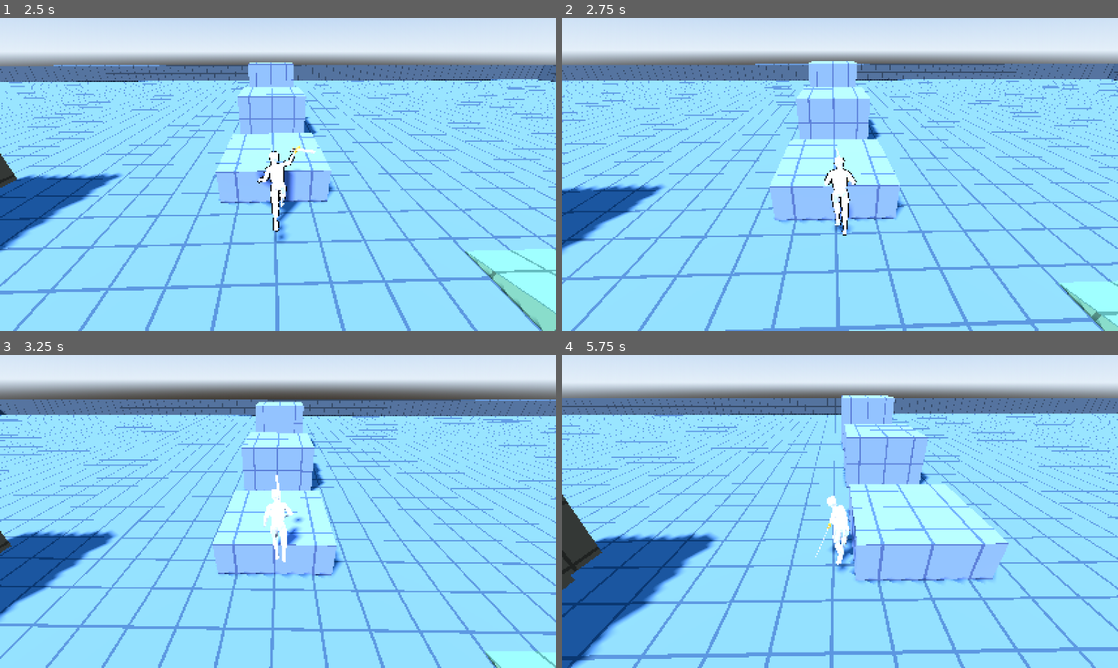
Above: before the commit, frames 1-4 (two rows, left to right).
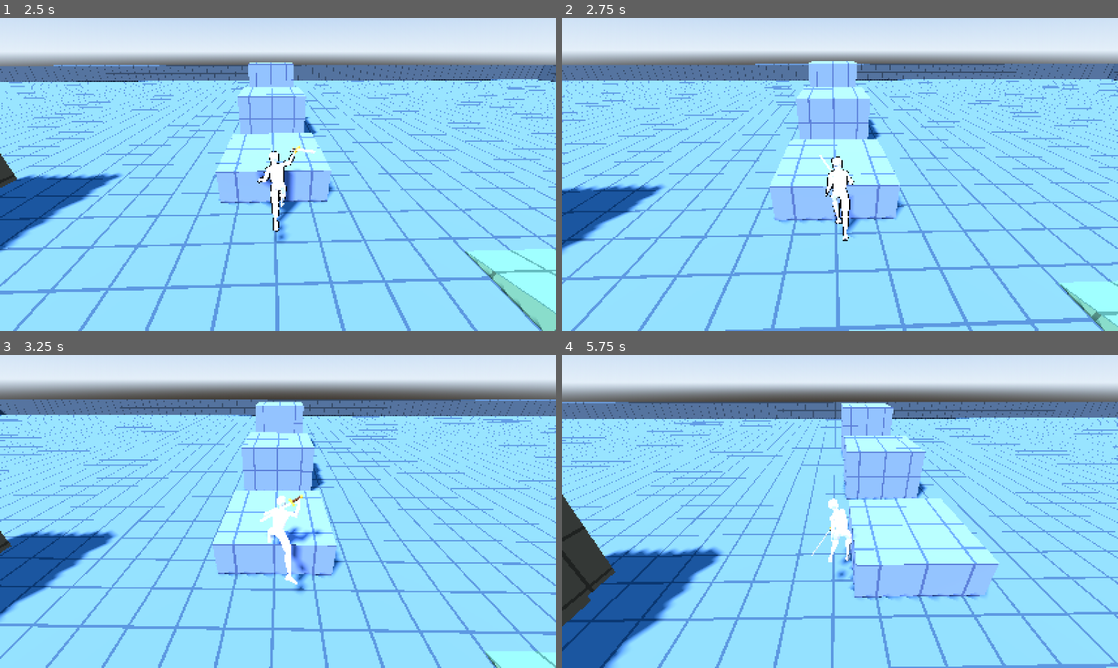
Above: after the commit, the same moments.

Repository: trentteinert/3D-PixelArt-TEST
Game: Godot game, scene res://scenes/test_area.tscn
Same seed, same stepped clock (60 frames per second), same inputs: the game is played once before the commit and once after it.
Inputs (mouse positions are in pixels of both pictures, inside the frame that each line leads up to):
- Up to frame 1 (2.5 s): move the mouse to (305, 174) at 0.52 s; hold Shift (sprint) 0.53-1.28 s; hold W (move_forward) from 0.53 s (still down); tap F (attack) at 0.6, 1.55, 2.1 s; click (305, 174) at 0.67 s; tap Space (jump) at 0.77, 1.52 s; move the mouse to (250, 174) at 1.27 s; tap Shift (sprint) at 1.35 s; move the mouse to (289, 168) at 2.02 s; hold Shift (sprint) from 2.03 s (still down)
- Up to frame 2 (2.75 s): keep holding W (move_forward); keep holding Shift (sprint)
- Up to frame 3 (3.25 s): keep holding W (move_forward); move the mouse to (272, 517) at 2.77 s; release Shift (sprint) at 2.78 s; tap T (cycle_shader) at 2.85 s; click (272, 517) at 2.92 s; tap Space (jump) at 3.02 s; tap F (attack) at 3.05 s
- Up to frame 4 (5.75 s): keep holding W (move_forward); move the mouse to (878, 514) at 3.52 s; hold Shift (sprint) 3.53-4.28 s; tap C (roll) at 3.6 s; tap Space (jump) at 3.77, 4.52 s; move the mouse to (795, 508) at 4.27 s; tap Shift (sprint) at 4.35, 5.3 s; tap F (attack) at 4.55 s; move the mouse to (845, 511) at 5.02 s; hold E (toggle_edges) from 5.03 s (still down); click (845, 511) at 5.17 s

Frame 1 is identical in both runs. In frame 2, 0.5% of the frame differs, in the area x 46-54%, y 41-72%; in frame 3, 1.0%; in frame 4, 29%, in the area x 0-100%, y 12-100%.

Commit message:
Fix handover to full-body swing being overridden by idle animation

Diff:
--- a/scripts/character_model.gd
+++ b/scripts/character_model.gd
@@ -180,6 +180,7 @@
 			_end_attack()
 		elif speed < overlay_min_speed * 0.6 and on_floor:
 			_hand_over_to_full_body()
+			return  # don't let the locomotion code below start idle/walk over the swing
 		# no return: the locomotion code below keeps the legs moving
 	elif is_attacking:
 		var t := _anim.current_animation_position
